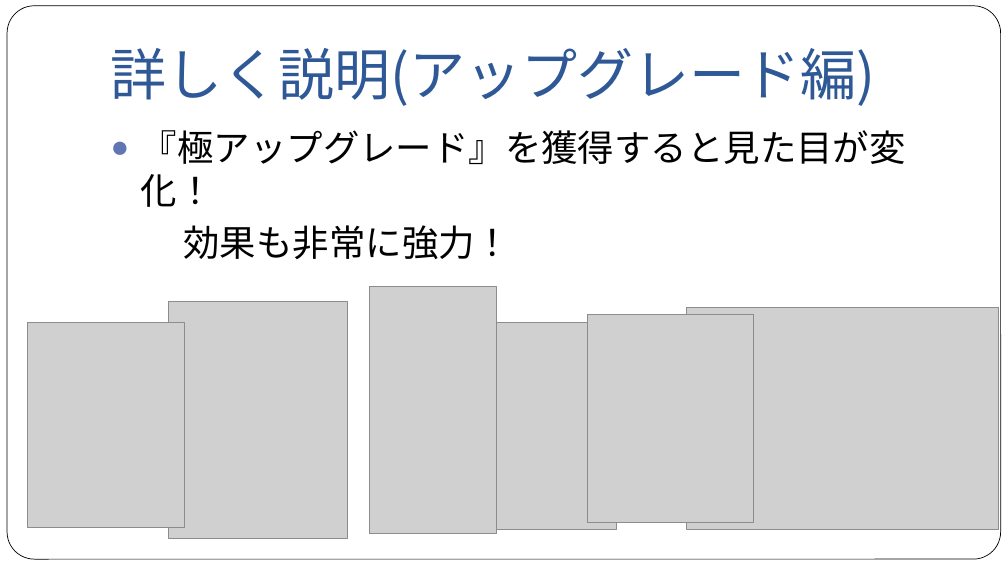
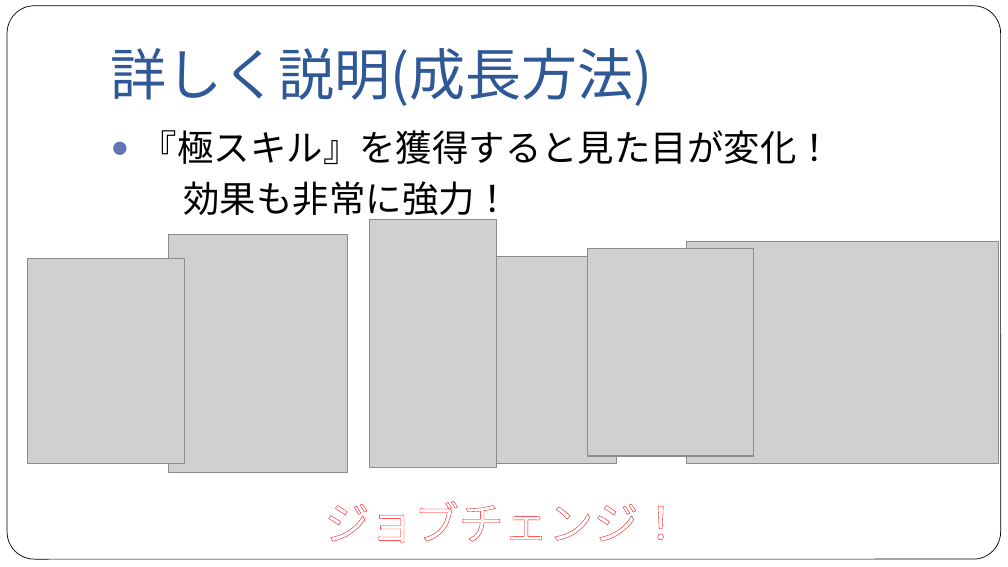
Before and after one commit to NyamLand/VSRPG, a slide deck: slide 18 of 仕様/プレゼンテーション/第一回発表.pptx (slide 16 before the commit). Drawn at 1008x567 pixels with LibreOffice and Linux fonts; fonts in the diff are those of the drawing; grey boxes stand for pictures. Boxes give left, top, right and bottom in pixels: in the first picture for what was removed or moved away, otherwise in the second. Text is boxed around its words. In the diff, an @@ line names an element or a change of style, - is before the commit and + after.

```diff
--- a/仕様/プレゼンテーション/第一回発表.pptx
+++ b/仕様/プレゼンテーション/第一回発表.pptx
@@ title at [111,47,652,106]: text changed @@
-詳しく説明(アップグレード編)
+詳しく説明(成長方法)
@@ text at [141,130,833,164]: text changed @@
-● 『極アップグレード』を獲得すると見た目が変化！
+● 『極スキル』を獲得すると見た目が変化！
@@ 6 pictures: place and size @@
-6 pictures at [28,286,999,539]
+6 pictures at [28,220,999,473]
@@ text added at [325,501,684,543], 32 pt, text #FFFFFF @@
+ジョブチェンジ！
```
Also in this commit, not shown: 13 other slides changed, 7 slides added, 1 slide removed, 12 other files.
